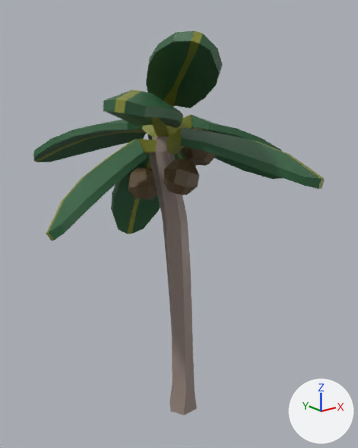
The Blender file SourceAssets/Trees/coconutPalm/CoconutPalmCollection.blend: old version first, new version second.
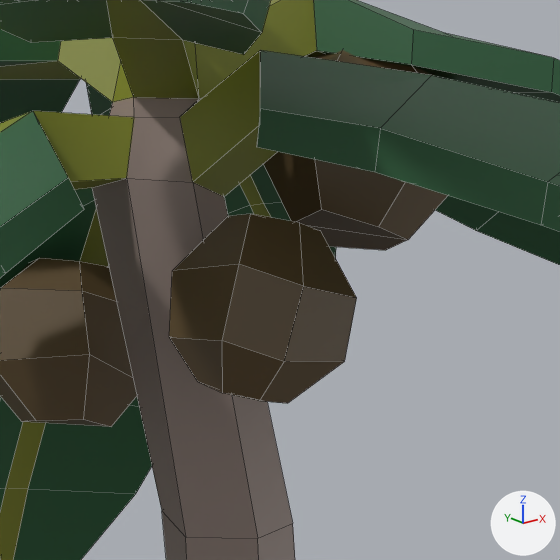
Each version is shown whole from a 50 mm lens placed at (-2.13, -2.613, 2.571), pointed at (-0.089, -0.061, 1.55), then close up on the part from 37% to 67% of the width and 26% to 50% of the height. The axes (+X, +Y, +Z) are drawn at lower right. The lights are the same throughout. The older version's two pictures come first. The close-ups show mesh edges as thin lines. The same objects are shown in both versions, whatever each file hides.

In view in the first close-up: 'Palm3'.
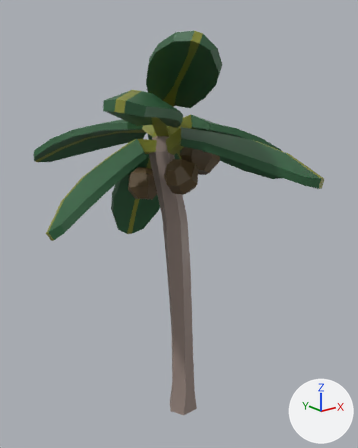
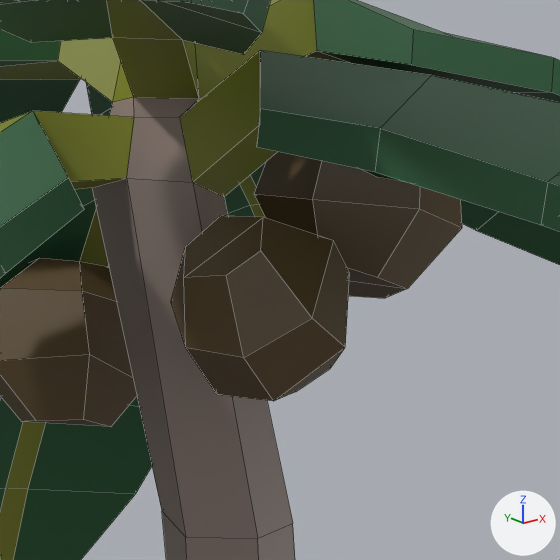
Location of each change, [x1, y1, x2, y2] in pixels of the close-ups (560 x 560 px; the box of a moved part takes in the faces that stretch with it):
```json
{"part": 1, "of": "me_bsurfacemesh_003", "change": "moved or reshaped", "before": [169, 214, 357, 403], "after": [171, 216, 350, 401]}
{"part": 2, "of": "me_bsurfacemesh_003", "change": "moved or reshaped", "before": [263, 50, 448, 250], "after": [254, 152, 462, 298]}
```

Edits to the scene script, one JSON object a line:
```json
{"block": "me_bsurfacemesh_003", "where": "me_bsurfacemesh_003.from_pydata(...)  # 448 vertices, 441 faces; spans x -1.07..0.84, y -1.0..0.77, z -0.01..2.73"}
{"block": "me_bsurfacemesh_003", "where": "# used by ob_palm3; location = (0.0, 0.0, 0.0)"}
{"block": "me_bsurfacemesh_003", "change": "me_bsurfacemesh_003 part 1: the loose piece of 24 vertices spanning x -0.3..-0.07, y -0.32..-0.1, z 1.8..2.04 is multiplied about its middle by the matrix ((0.461, 0.343, -0.818), (-0.597, 0.802, 0.0), (0.657, 0.489, 0.575)), then moved by (0.0, -0.01, 0.01)"}
{"block": "me_bsurfacemesh_003", "change": "me_bsurfacemesh_003 part 2: the loose piece of 24 vertices spanning x -0.03..0.24, y -0.2..0.06, z 1.94..2.21 is moved by (0.0, 0.0, -0.06)"}
```
